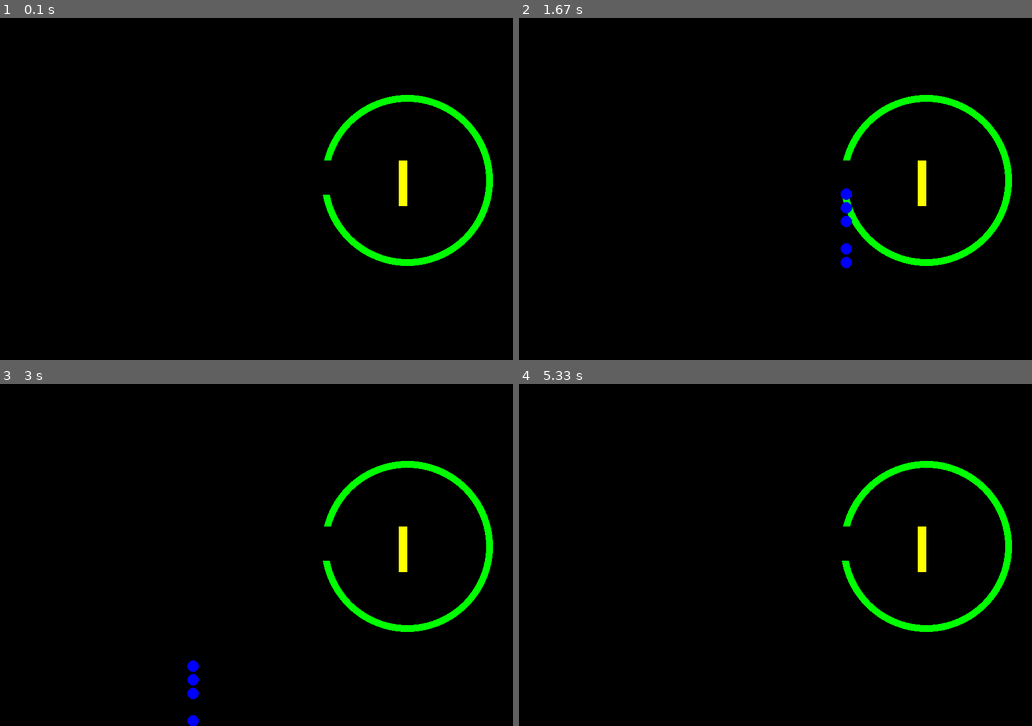
Above: before the commit, frames 1-4 (two rows, left to right).
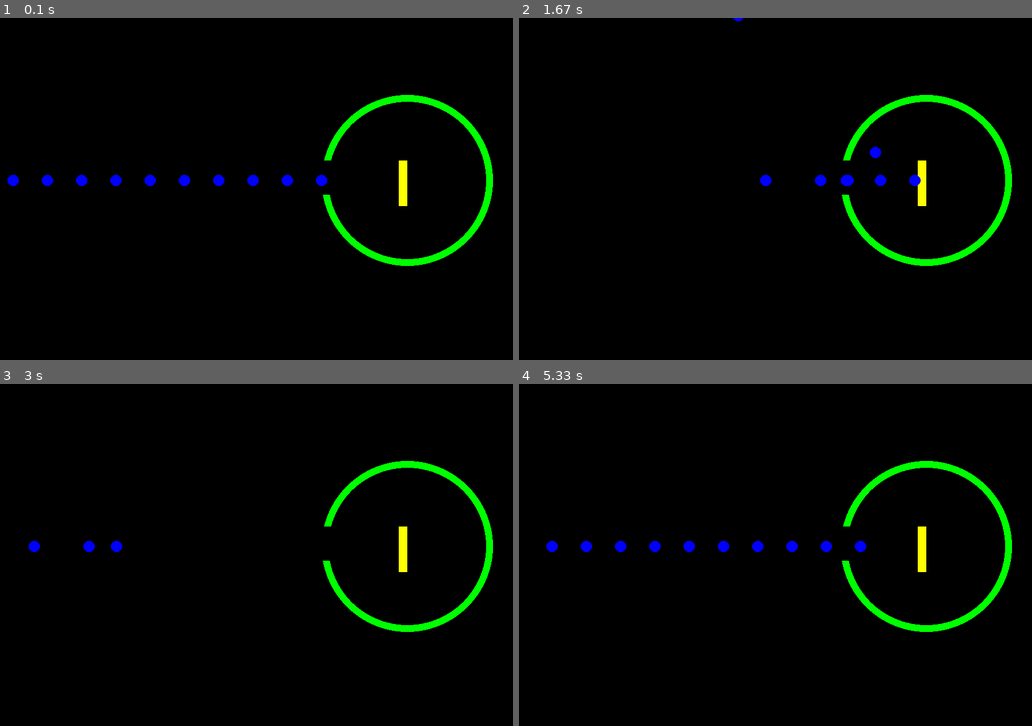
Above: after the commit, the same moments.

Repository: T-312/DofE
Game: pygame game, started from PyGame/Rutherford Golden Foil Experiment/main.py
Same seed, same stepped clock (60 frames per second), same inputs: the game is played once before the commit and once after it.
Inputs:
- Up to frame 1 (0.1 s): no input
- Up to frame 2 (1.67 s): no input
- Up to frame 3 (3 s): no input
- Up to frame 4 (5.33 s): no input

The runs differ from the first frame. In frame 1, 0.6% of the frame differs, in the area x 1-64%, y 45-50%; in frame 2, 0.7%, in the area x 41-79%, y 0-74%; in frame 3, 0.4%; in frame 4, 0.6%.

Commit message:
Finished Rutherford Golden Foil Experiment

Diff:
--- a/PyGame/Rutherford Golden Foil Experiment/main.py
+++ b/PyGame/Rutherford Golden Foil Experiment/main.py
@@ -24,12 +24,12 @@
     clock = pygame.time.Clock()
 
     angle = 0
-    x, y, z = 0, 285, 0
+    x, y = 0, 285
     current = 0
     particle_num = 10
 
     angles = [1] * particle_num
-    movement = [random.randint(0, 3) for i in range(particle_num+1)]
+    movement = [random.randint(0, 5) for i in range(particle_num+1)]
 
     while running:
         clock.tick(FPS)
@@ -56,24 +56,38 @@
                     angles[i]+=1
 
                 if movement[i] == 3:
-                    angle = 2*angles[i]
-                    angles[i]+=1
-                    Shape.draw_circle(WIN, BLUE, x-z, y+angle, 10, 10)
+                    angles[i]+=4
+                    angle = angles[i]
 
-            # Shape.draw_circle(WIN, BLUE, x-current, y+angle, 10, 10)
+                    Shape.draw_circle(WIN, BLUE, 1175-angle-500, y+angle, 10, 10)
+
+                if movement[i] == 4:
+                    angles[i]+=4
+                    angle = angles[i]
+
+                    Shape.draw_circle(WIN, BLUE, 1175-angle-500, y-angle, 10, 10)
+
+                if movement[i] == 5:
+                    angles[i]+=4
+                    angle = angles[i]
+
+                    Shape.draw_circle(WIN, BLUE, 1175-angle-500, y, 10, 10)
+
+            if angles[i] == 1 or movement[i] != 3 and movement[i] != 4 and movement[i] != 5:
+                Shape.draw_circle(WIN, BLUE, x-current, y+angle, 10, 10)
+
             current-=60
 
-        if x+current >= 900:
+        if x+current >= 1200:
             x, y = 0, 285
+            a = 0
             angles = [1] * particle_num
-            movement = [random.randint(0, 2) for i in range(particle_num+1)]
+            movement = [random.randint(0, 5) for i in range(particle_num+1)]
 
         current = 0
         angle = 0
 
         x+=5
-        if x >= 695:
-            z+=10
 
         pygame.display.update()
         WIN.fill(BLACK)
